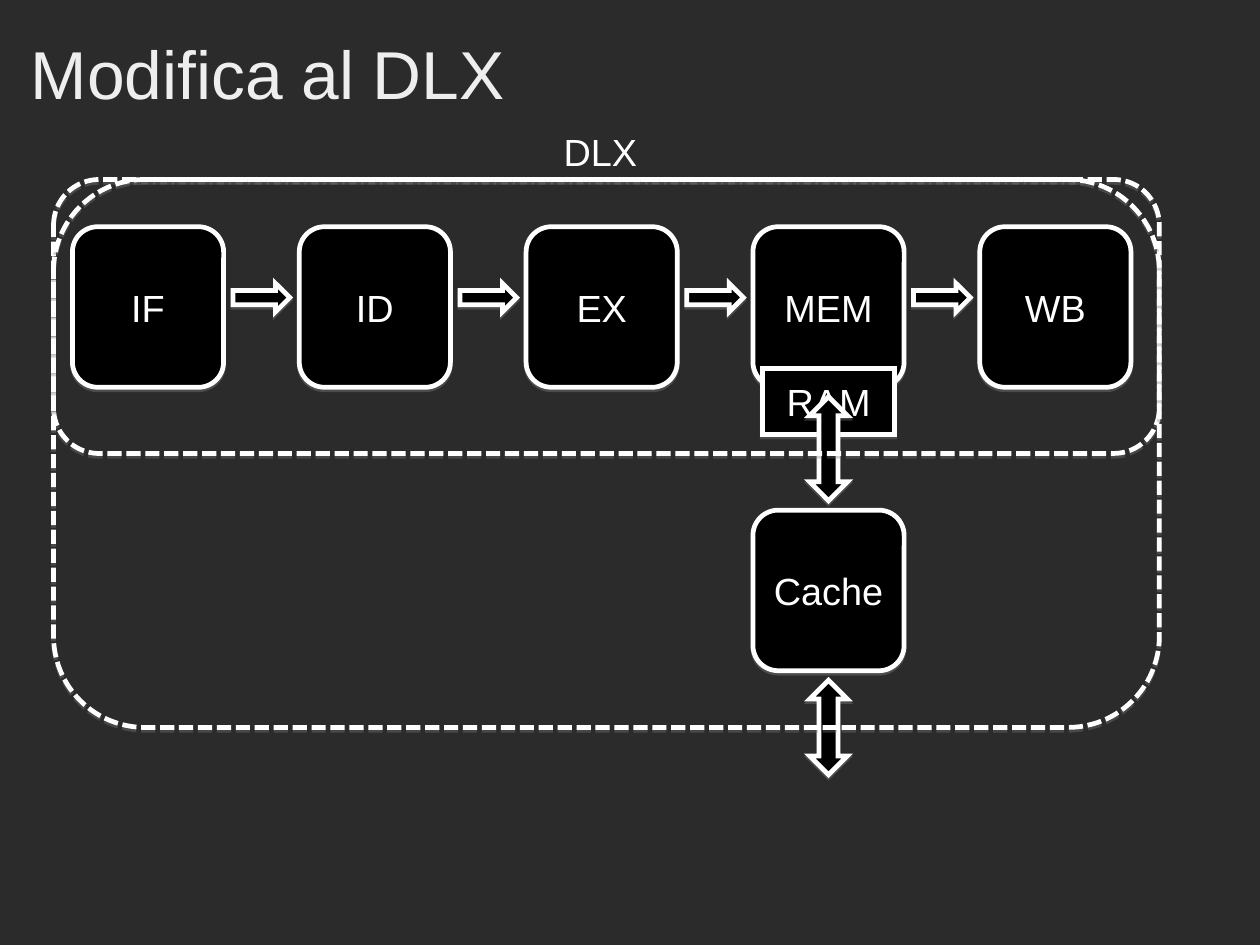
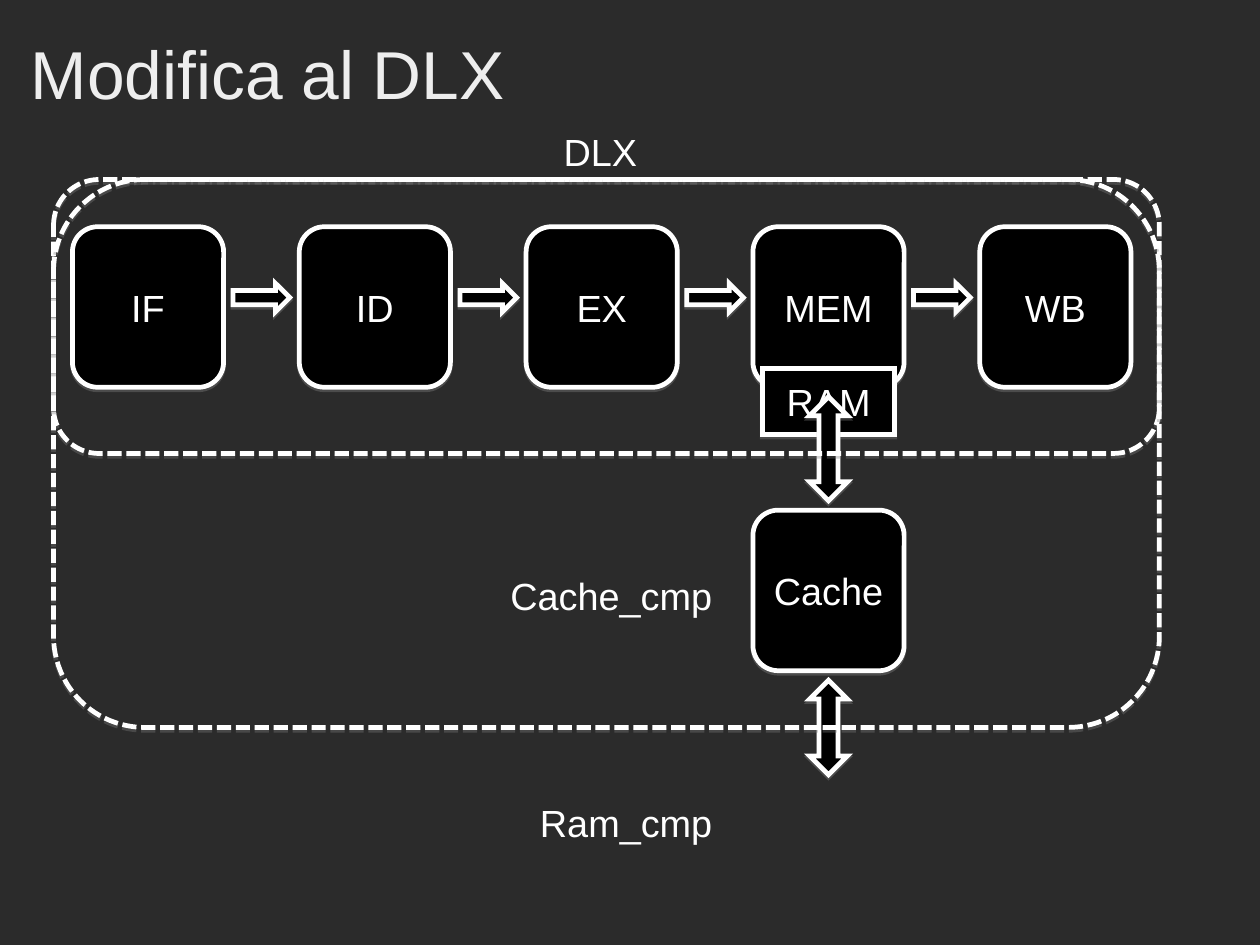
Before and after one commit to Muffo/dlxcache, a slide deck: slide 16 of Presentazione_Progetto_Cache.ppt. Drawn at 1260x945 pixels with LibreOffice and Linux fonts; fonts in the diff are those of the drawing; background and template pictures are left out; a plain dark background stands for a picture behind light text. Boxes give left, top, right and bottom in pixels: in the first picture for what was removed or moved away, otherwise in the second. Text is boxed around its words. In the diff, an @@ line names an element or a change of style, - is before the commit and + after.

```diff
--- a/Presentazione_Progetto_Cache.ppt
+++ b/Presentazione_Progetto_Cache.ppt
@@ text added at (x1=510, y1=582, x2=712, y2=617), 24 pt, text #FFFFFF @@
+Cache_cmp
@@ text added at (x1=540, y1=811, x2=712, y2=844), 24 pt, text #FFFFFF @@
+Ram_cmp
```
Also in this commit, not shown: 14 other slides changed, 6 other files.
